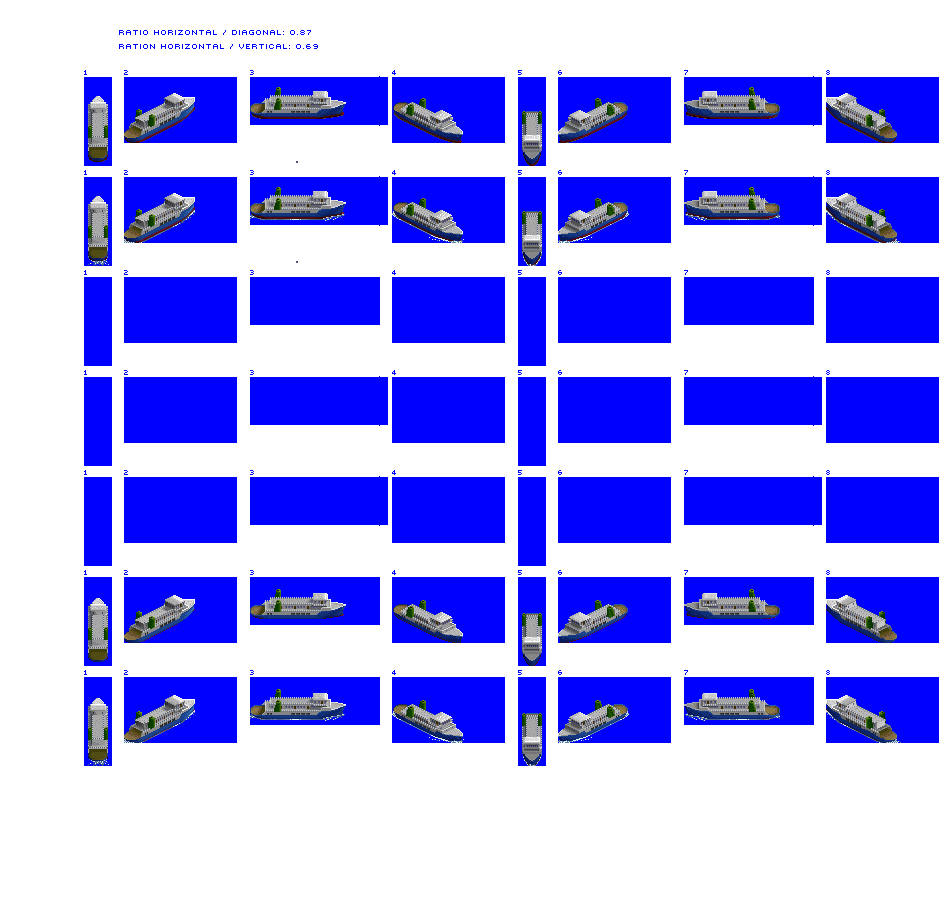
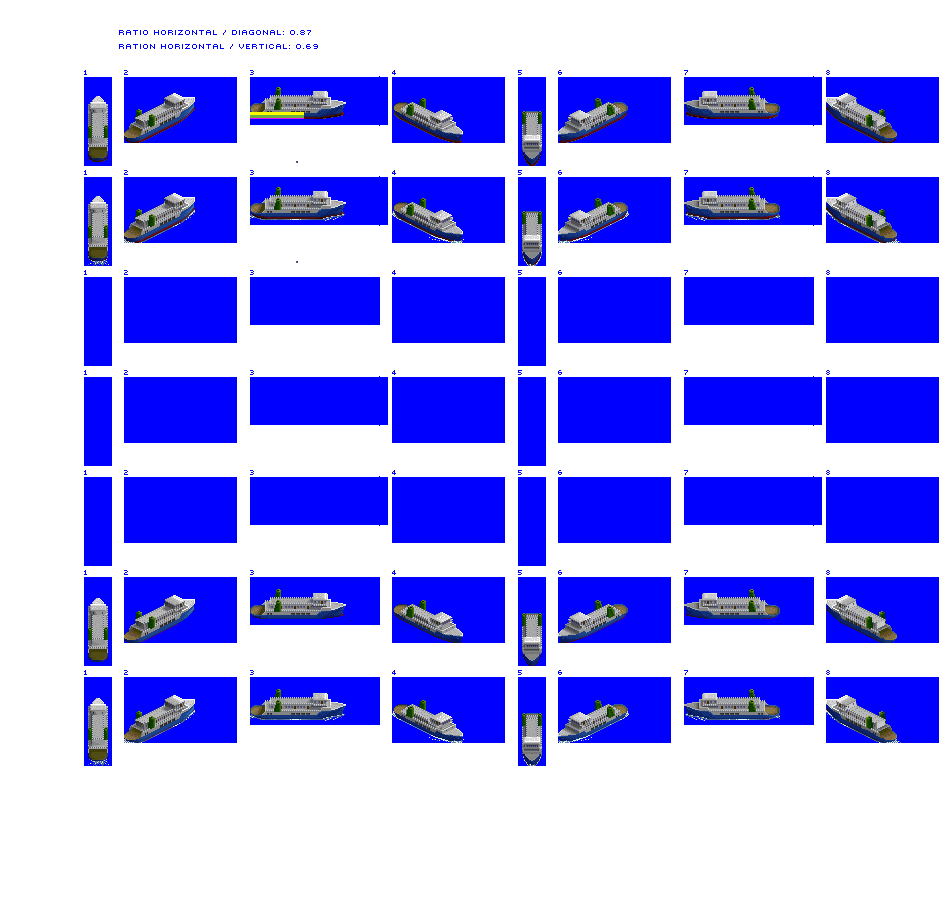
Before/after of a 950 x 900 layered artwork. What changed in the layer stack:
painted on "Layer 1" over [250,112,304,119]
